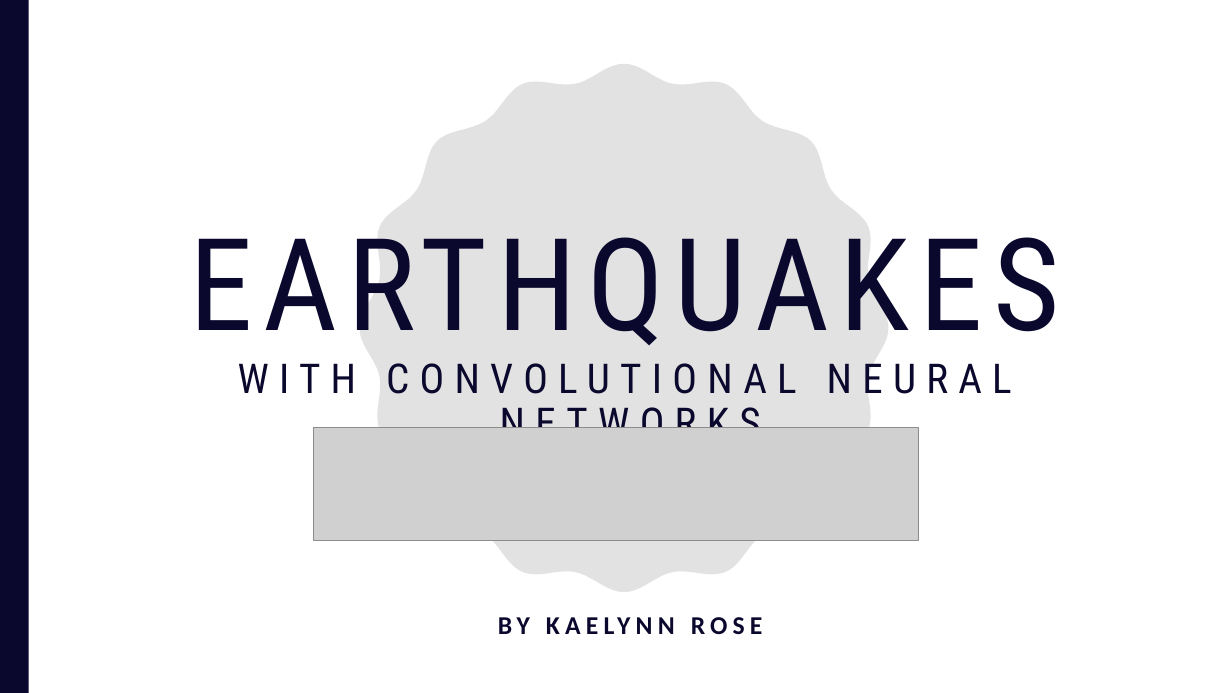
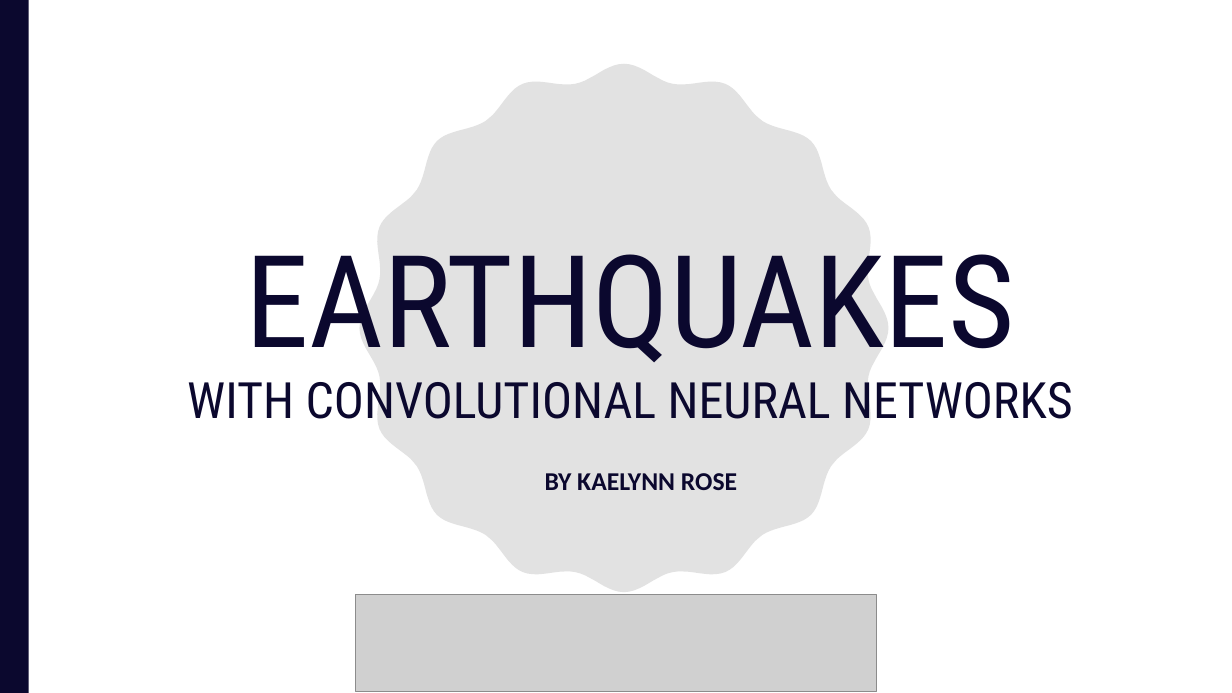
Before and after one commit to kaelynn-rose/EarthquakeClassification, a slide deck: slide 1 of presentation/earthquakes_with_cnns.pptx. Drawn at 1232x693 pixels with LibreOffice and Linux fonts; fonts in the diff are those of the drawing; grey boxes stand for pictures. Boxes give left, top, right and bottom in pixels: in the first picture for what was removed or moved away, otherwise in the second. Text is boxed around its words. In the diff, an @@ line names an element or a change of style, - is before the commit and + after.

Commit message:
updated presentation & figures

```diff
--- a/presentation/earthquakes_with_cnns.pptx
+++ b/presentation/earthquakes_with_cnns.pptx
@@ title "EARTHQUAKES WITH CONVOLUTIONAL NEURAL NETWORKS" at <box>187,254,1073,419</box>: size 32 to 39 pt in "WITH CONVOLUTIONAL NEURAL NETWORKS"; letter spacing 8 to 0 pt @@
@@ subtitle "BY KAELYNN ROSE": place and size @@
-subtitle "BY KAELYNN ROSE" at <box>224,604,1037,679</box>
+subtitle "BY KAELYNN ROSE" at <box>545,473,737,490</box>
@@ subtitle "BY KAELYNN ROSE" at <box>545,473,737,490</box>: letter spacing 4 to 0 pt; less space between paragraphs @@
@@ picture: place and size @@
-picture at <box>314,428,919,542</box>
+picture at <box>356,594,877,692</box>
```
Also in this commit, not shown: 13 other slides changed, 3 slides added, 3 other files.
